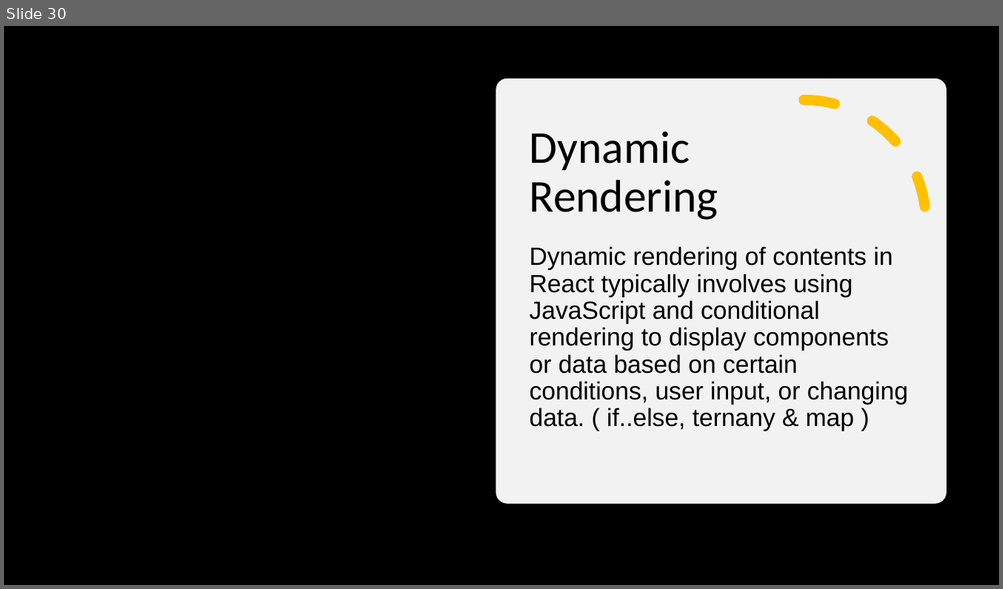
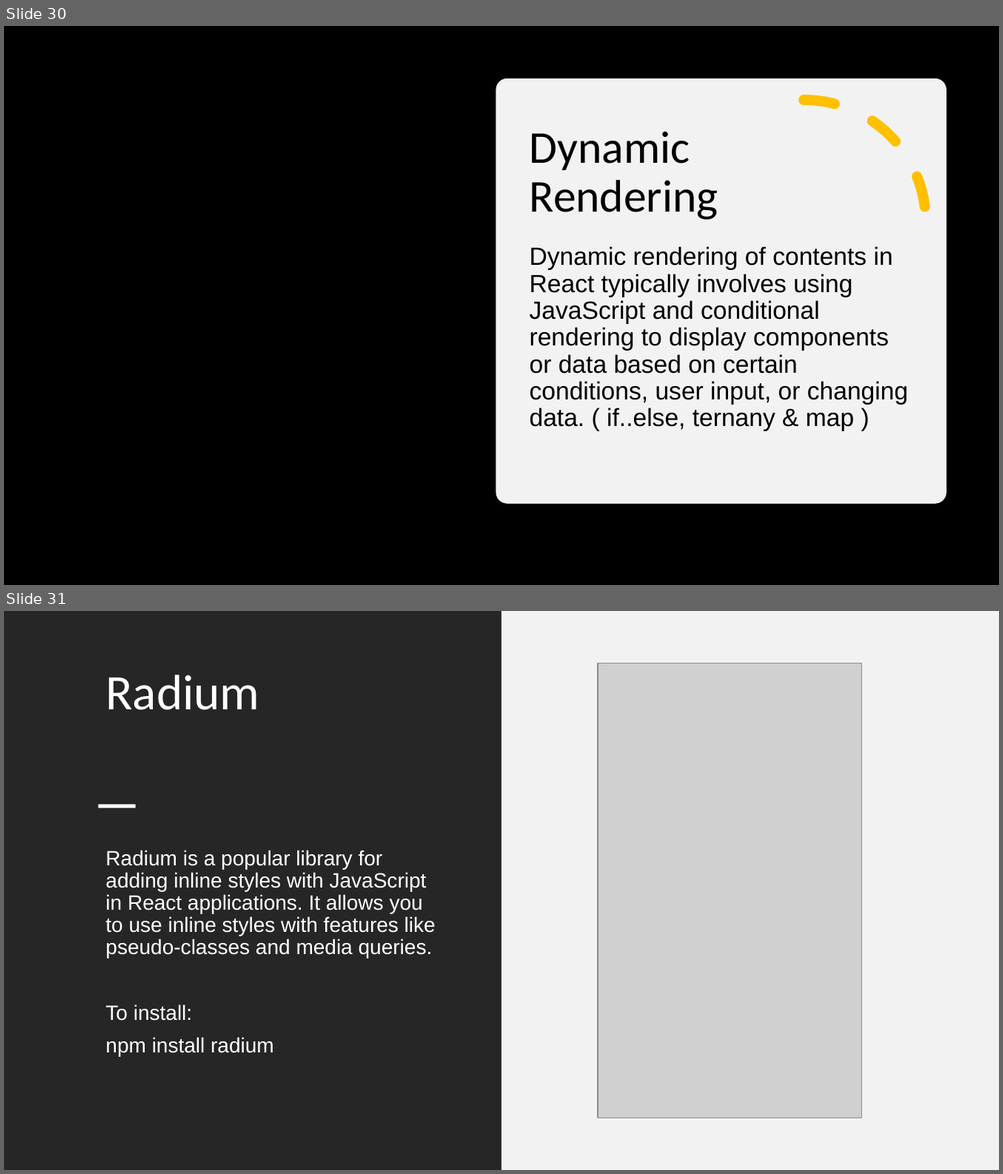
Before and after one commit to SivaPrasannaS/skg, a slide deck: react/study_materials/React.pptx. Shown one above the other, each under a label of ours: slide 30 before the commit, slides 30 and 31 after it. The pictures are 1003x589 and 1003x1174 pixels, drawn with LibreOffice and Linux fonts; fonts in the diff are those of the drawing; grey boxes stand for pictures; background and template pictures are left out. Boxes give left, top, right and bottom in pixels: in the first picture for what was removed or moved away, otherwise in the second. Text is boxed around its words. In the diff, an @@ line names an element or a change of style, - is before the commit and + after.

Commit message:
Updated content in react ppt

```diff
--- a/react/study_materials/React.pptx
+++ b/react/study_materials/React.pptx
@@ slide 31 added at (x1=4, y1=611, x2=999, y2=1170), background #FFFFFF @@
@@ rectangle added at (x1=4, y1=611, x2=502, y2=1170), fill #262626 @@
@@ rectangle added at (x1=502, y1=611, x2=999, y2=1170), fill #F2F2F2 @@
@@ title added at (x1=105, y1=675, x2=259, y2=710), 48 pt, text #FFFFFF @@
+Radium
@@ picture added at (x1=598, y1=664, x2=862, y2=1119) @@
@@ rectangle added at (x1=98, y1=804, x2=135, y2=808), fill #FFFFFF @@
@@ text added at (x1=105, y1=850, x2=435, y2=1056), 20 pt, text #FFFFFF @@
+Radium is a popular library for adding inline styles with JavaScript in React applications. It allows you to use inline styles with features like pseudo-classes and media queries.
+To install:
+npm install radium
```
Also in this commit, not shown: 1 slide changed, 2 other slides added, 1 other file.
